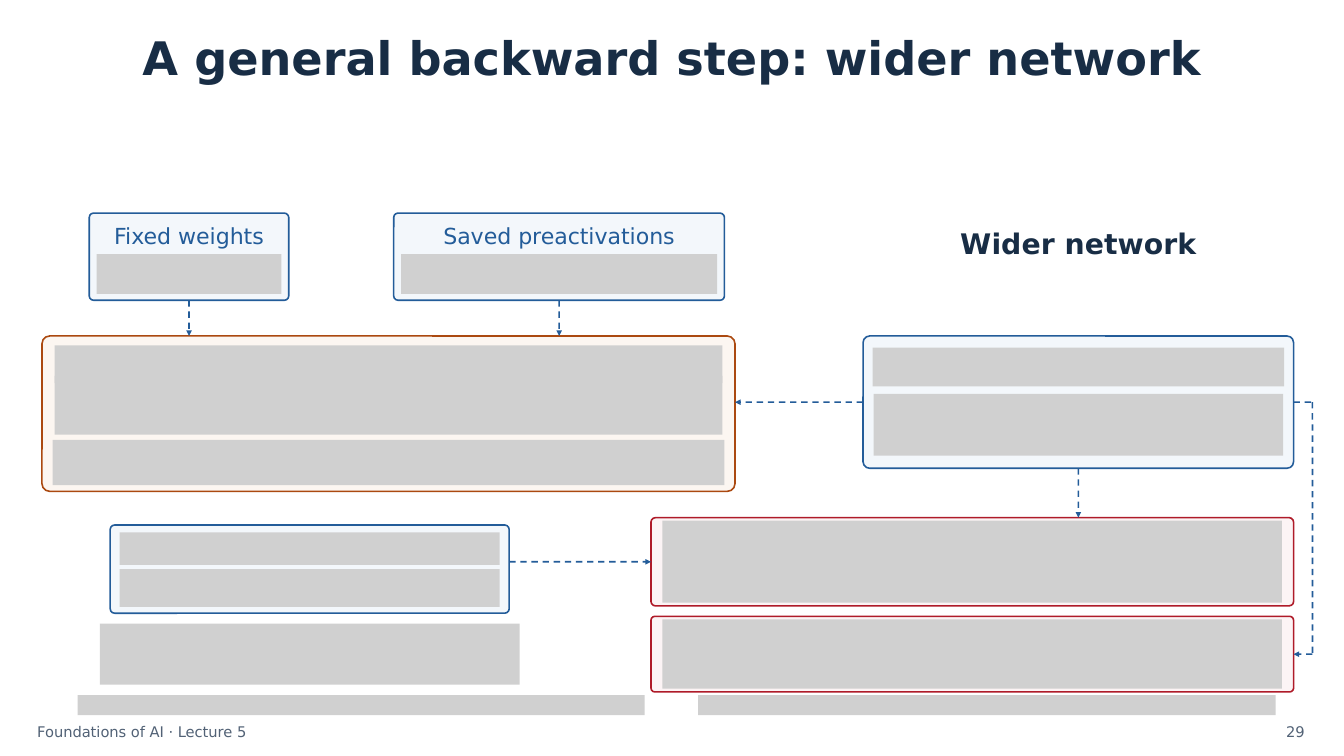
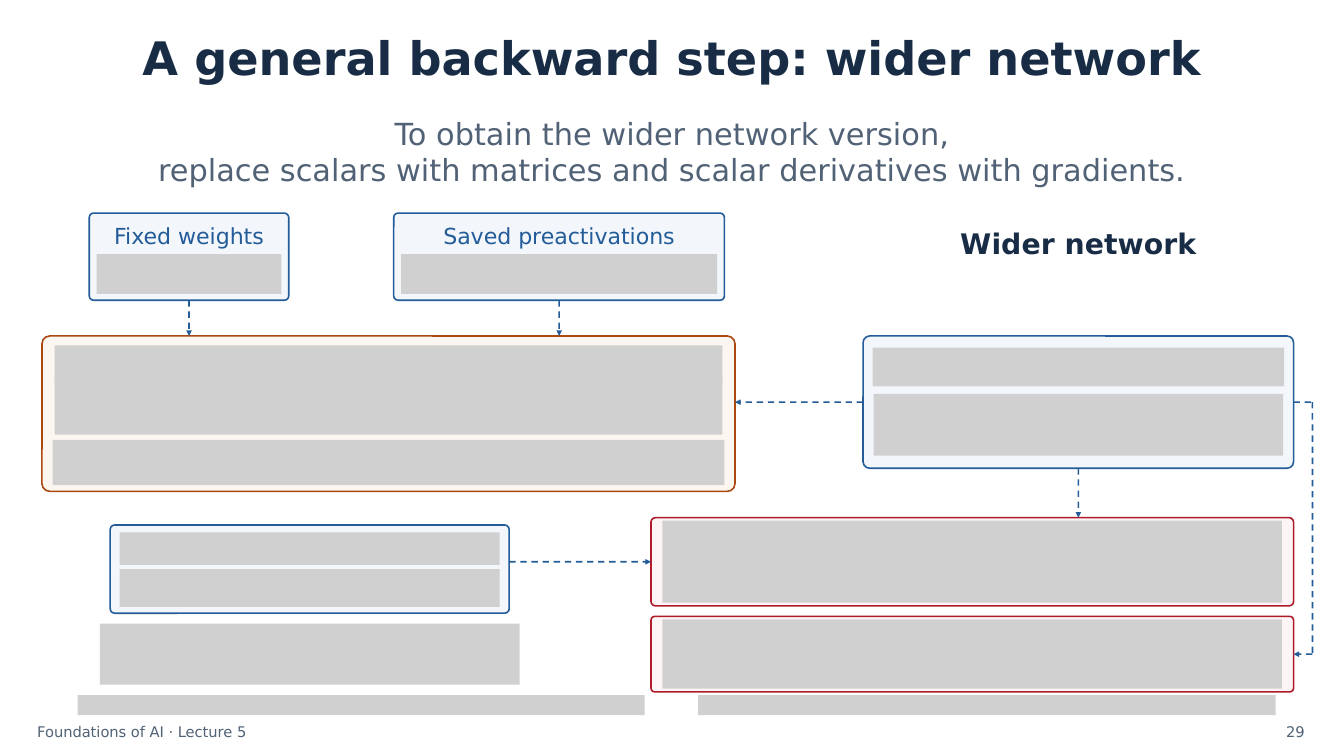
Before and after one commit to semtm0051/2026_27, a slide deck: slide 29 of Week_05/Slides/Week_05 - Slides.pptx. Drawn at 1344x756 pixels with LibreOffice and Linux fonts; fonts in the diff are those of the drawing; grey boxes stand for pictures. Boxes give left, top, right and bottom in pixels: in the first picture for what was removed or moved away, otherwise in the second. Text is boxed around its words. In the diff, an @@ line names an element or a change of style, - is before the commit and + after.

```diff
--- a/Week_05/Slides/Week_05 - Slides.pptx
+++ b/Week_05/Slides/Week_05 - Slides.pptx
@@ text added at (x1=158, y1=122, x2=1184, y2=187), 21.8 pt, text #526276 @@
+To obtain the wider network version,
+replace scalars with matrices and scalar derivatives with gradients.
```
Also in this commit, not shown: 2 other slides changed, 1 other file.
